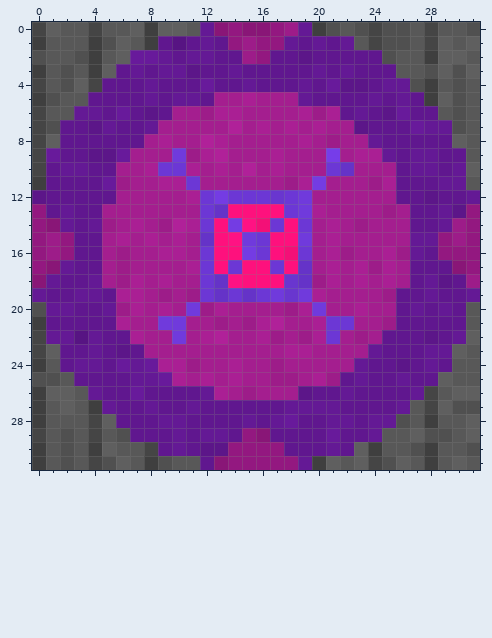
Pixel-art sprite: assets/map_tiles/Plate..png. This is how it looked before the edit.
The file is 32x32 pixels. Pixels under 10% opacity are left out. Colours within 5 levels of each other are drawn and written as one.
After:
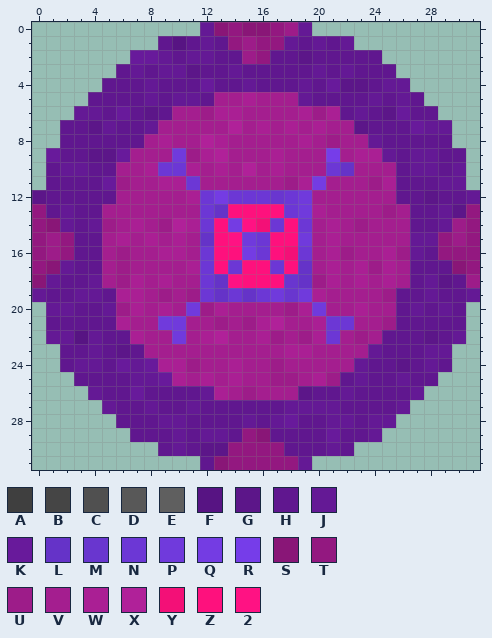
Palette (. is transparent): A #3f3f3f  B #454545  C #505050  D #585858  E #5f5f5f  F #571483  G #5c1689  H #60178f  J #641995  K #681a9b  L #6533c8  M #6936cf  N #6c37d5  P #703adc  Q #743ce3  R #763de9  S #891677  T #931880  U #9d1c89  V #a41e8f  W #aa1f94  X #b02199  Y #f31077  Z #fe117d  2 #ff1283
Edits made:
@@ x 0..31 @@
- 0 BEDDBDDEAEEDJSTSSTUJACDCBCCDBDDC
- 1 ADDDACEDAHFHJHTUTTJHJHJDBCCDBEDE
- 2 CDDCADEKKJHJJHHUTHHGHHHHHCDDAEED
- 3 ADCDAEHJHJJGHHJHHHHHJHJHHHDDCECE
- 4 BDCEBHHHJHHHKHHJHHHJHKGGHJJCADCD
- 5 ACDDHHHHJHJJHVVWVVVJHHHHJHJHAECD
- 6 BDDJJHKHGHVVUWWVVVVWUWHJHGKHHDCD
- 7 BCHHGJHHJVVVVVXVWVWVWVVGHHHKJJCD
- 8 BEHHHHHHVWVVXWVVVVVWVUVVJHHHHHED
- 9 BKHHGGKVVVPUWXVVVWVVVRVWWJHJJHHD
-10 BHJJHHVVWNNWVWVXVWVVVNLVVVHJJHJE
-11 AHHHHKUVVWWNVVVVVVUWQVVVUWHHHJJD
+ 0 ............JSTSSTUJ............
+ 1 .........HFHJHTUTTJHJHJ.........
+ 2 .......KKJHJJHHUTHHGHHHHH.......
+ 3 ......HJHJJGHHJHHHHHJHJHHH......
+ 4 .....HHHJHHHKHHJHHHJHKGGHJJ.....
+ 5 ....HHHHJHJJHVVWVVVJHHHHJHJH....
+ 6 ...JJHKHGHVVUWWVVVVWUWHJHGKHH...
+ 7 ..HHGJHHJVVVVVXVWVWVWVVGHHHKJJ..
+ 8 ..HHHHHHVWVVXWVVVVVWVUVVJHHHHH..
+ 9 .KHHGGKVVVPUWXVVVWVVVRVWWJHJJHH.
+10 .HJJHHVVWNNWVWVXVWVVVNLVVVHJJHJ.
+11 .HHHHKUVVWWNVVVVVVUWQVVVUWHHHJJ.
 12 GHHHHHVVVVVWNQNNNMNPVVVVVVHHGHHJ
@@ x 0..31 @@
 19 JHHJJHWWVUVUNLNLNPMPWVVVVUHHJHHJ
-20 CJJHHJUWVWVPUWVVVVUWPVVWVVHJHJHD
-21 AHHHHHWVVPPVVUVUWXVVWNNVVUHHHHHD
-22 BJJFJHHWVVPVWXVVWUVUWNVUVHHHGHJE
-23 BEHHJHGHVVVVVVVVVVWWVVVVJHHHJJED
-24 ADHJJHKJKWWUVVWVVUVVVVVJHHGHJHDD
-25 CCDHHHHJJKWVWVWVVUUVWUHJHHJHHEDD
-26 AEEDJHHKHHHHJWVUVVVGHHJHHHHJBDEE
-27 ADEDAJHHJHHJHHHHHHJJJJHHHHJDBECC
-28 ADDDBEHHHJJHHHHJHJKHHJJHJJCDADDE
-29 BDCDBDCHHHJHJJHTSHHHHKHHJDDECCDE
-30 ADCDAEDDBHJHGGTTTTHHHJHEADDCADDC
-31 ADCDBCEDACDDHSTTTTTJAEDEBCEDADED
+20 .JJHHJUWVWVPUWVVVVUWPVVWVVHJHJH.
+21 .HHHHHWVVPPVVUVUWXVVWNNVVUHHHHH.
+22 .JJFJHHWVVPVWXVVWUVUWNVUVHHHGHJ.
+23 ..HHJHGHVVVVVVVVVVWWVVVVJHHHJJ..
+24 ..HJJHKJKWWUVVWVVUVVVVVJHHGHJH..
+25 ...HHHHJJKWVWVWVVUUVWUHJHHJHH...
+26 ....JHHKHHHHJWVUVVVGHHJHHHHJ....
+27 .....JHHJHHJHHHHHHJJJJHHHHJ.....
+28 ......HHHJJHHHHJHJKHHJJHJJ......
+29 .......HHHJHJJHTSHHHHKHHJ.......
+30 .........HJHGGTTTTHHHJH.........
+31 ............HSTTTTTJ............
Changed places in both pictures, as pixel boxes (x1, y1, x2, y2):
erased: (32, 22, 200, 190)
erased: (312, 22, 480, 190)
erased: (32, 302, 200, 470)
erased: (312, 302, 480, 470)
